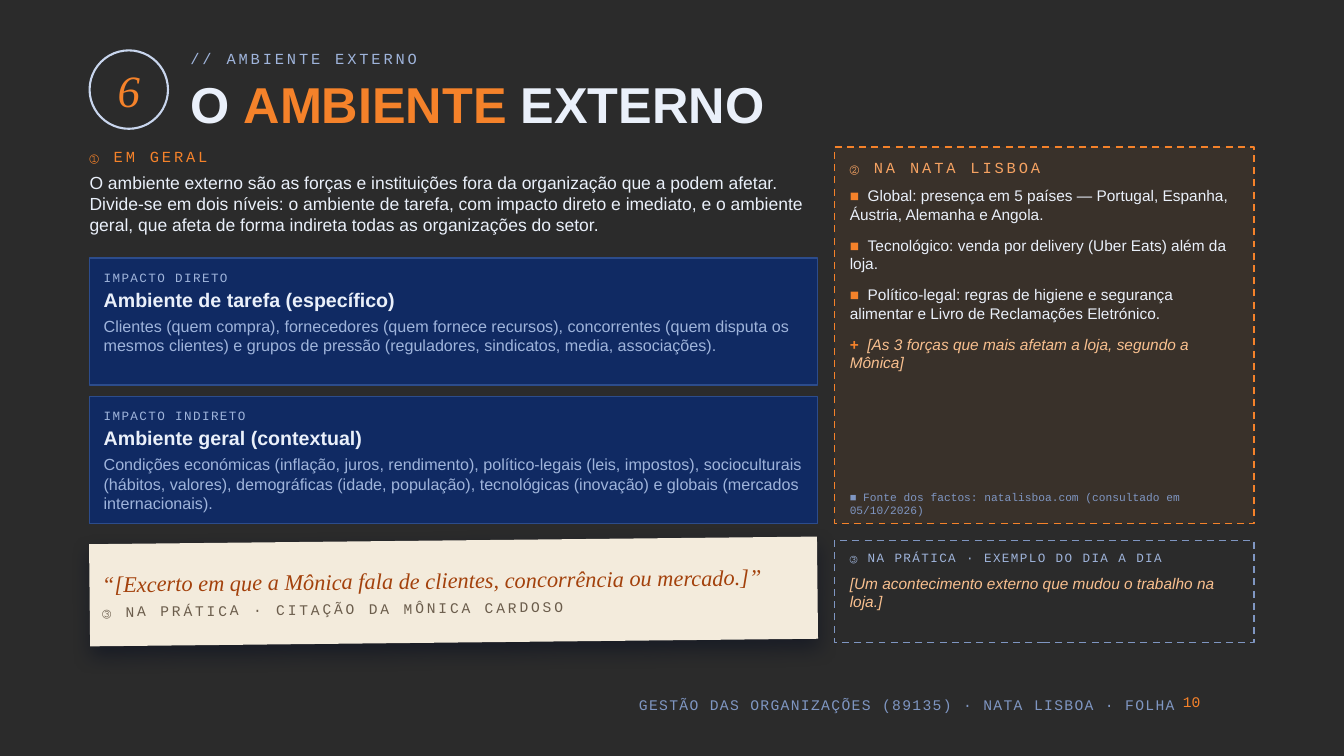
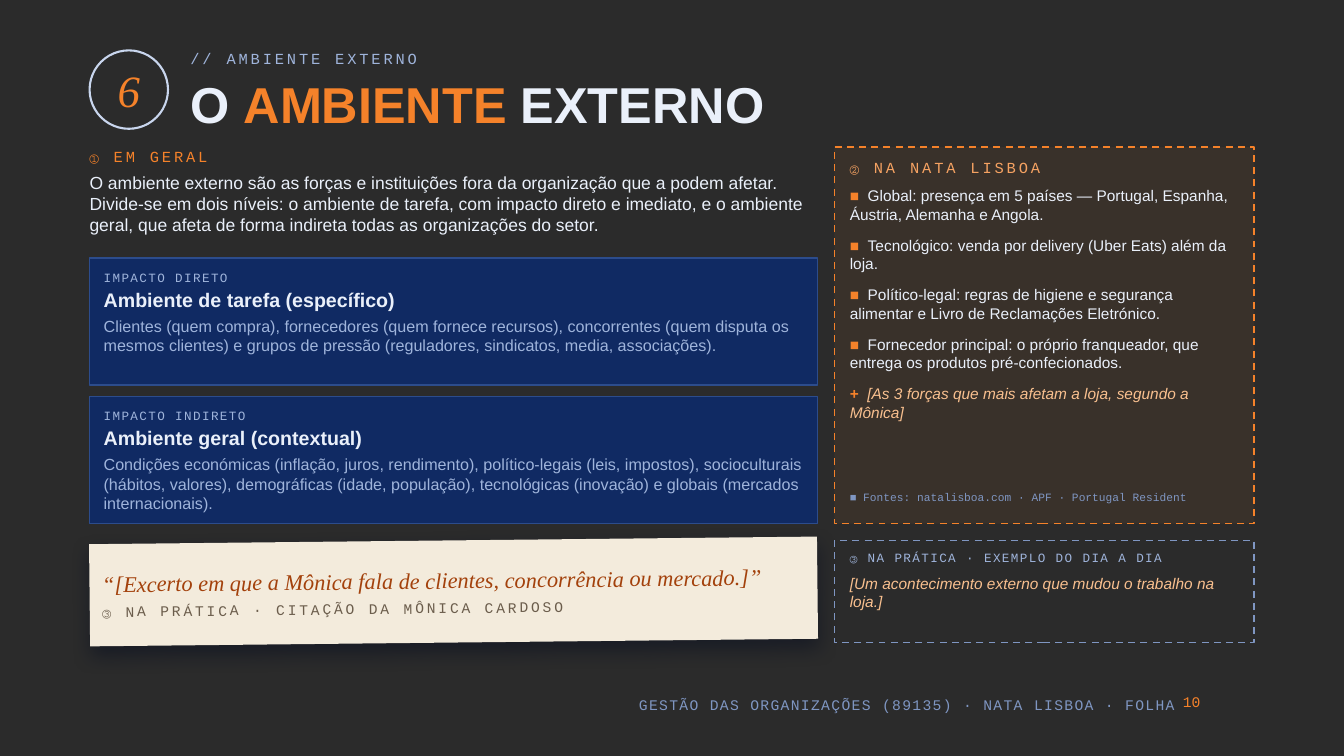
Before and after one commit to kd25gpgdw9-lang/Oceanum, a slide deck: slide 10 of apresentacao-go-89135/Nata_Lisboa_GO_89135.pptx. Drawn at 1344x756 pixels with LibreOffice and Linux fonts; fonts in the diff are those of the drawing; background and template pictures are left out; a plain dark background stands for a picture behind light text. Boxes give left, top, right and bottom in pixels: in the first picture for what was removed or moved away, otherwise in the second. Text is boxed around its words. In the diff, an @@ line names an element or a change of style, - is before the commit and + after.

```diff
--- a/apresentacao-go-89135/Nata_Lisboa_GO_89135.pptx
+++ b/apresentacao-go-89135/Nata_Lisboa_GO_89135.pptx
@@ text at (850, 338, 1199, 371): paragraph added @@
+■ Fornecedor principal: o próprio franqueador, que entrega os produtos pré-confecionados.
@@ text at (863, 493, 1187, 504): text changed @@
-■ Fonte dos factos: natalisboa.com (consultado em 05/10/2026)
+■ Fontes: natalisboa.com · APF · Portugal Resident
```
Also in this commit, not shown: 9 other slides changed, 5 other files.
